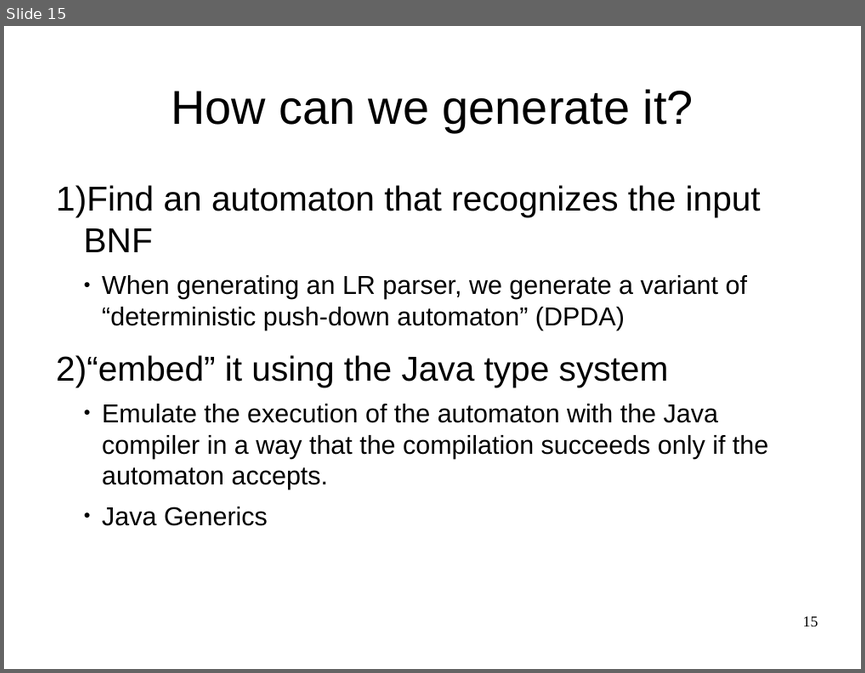
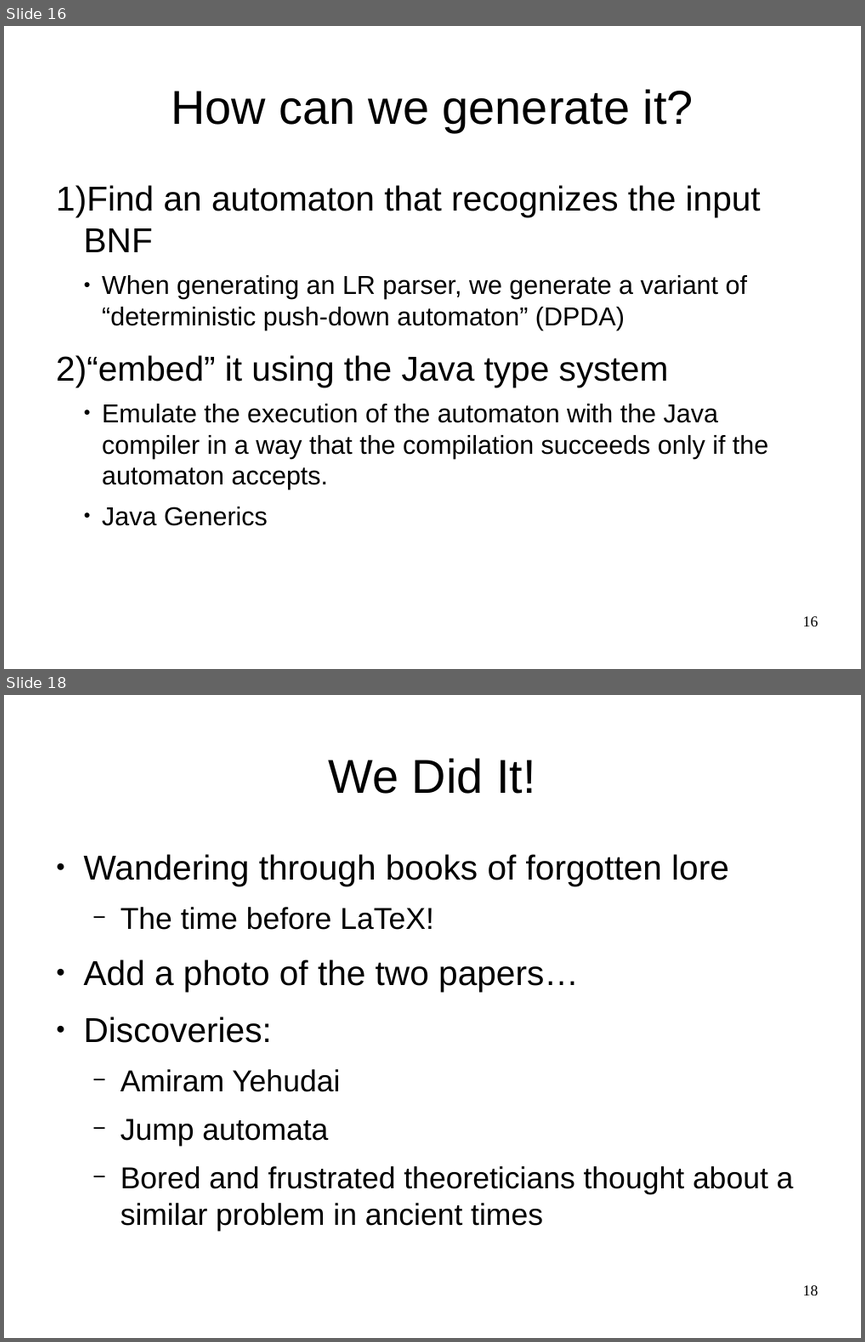
Before and after one commit to OriRoth/fling, a slide deck: Manuscripts/Thesis Seminar/Thesis Seminar.odp. Shown one above the other, each under a label of ours: slide 15 before the commit, slides 16 and 18 after it; the slides between them are not shown. The pictures are 865x673 and 865x1342 pixels, drawn with LibreOffice and Linux fonts; fonts in the diff are those of the drawing. Boxes give left, top, right and bottom in pixels: in the first picture for what was removed or moved away, otherwise in the second. Text is boxed around its words. In the diff, an @@ line names an element or a change of style, - is before the commit and + after.

```diff
--- a/Manuscripts/Thesis Seminar/Thesis Seminar.odp
+++ b/Manuscripts/Thesis Seminar/Thesis Seminar.odp
@@ slide 18 added at (4,695,861,1338), background #FFFFFF @@
@@ title added at (329,758,535,794), 44 pt, text #000000 @@
+We Did It!
@@ text added at (84,854,794,1231), 28 pt, text #000000 @@
+● Wandering through books of forgotten lore
+  − The time before LaTeX!
+● Add a photo of the two papers…
+● Discoveries:
+  − Amiram Yehudai
+  − Jump automata
+  − Bored and frustrated theoreticians thought about a similar problem in ancient times
@@ page number added at (803,1285,818,1295), 14 pt, text #000000 @@
+18
@@ what was slide 15 is now slide 16 @@
@@ page number at (803,616,818,626): text changed @@
-15
+16
```
Also in this commit, not shown: 3 slides changed, 2 other slides added, 2 slides removed.
